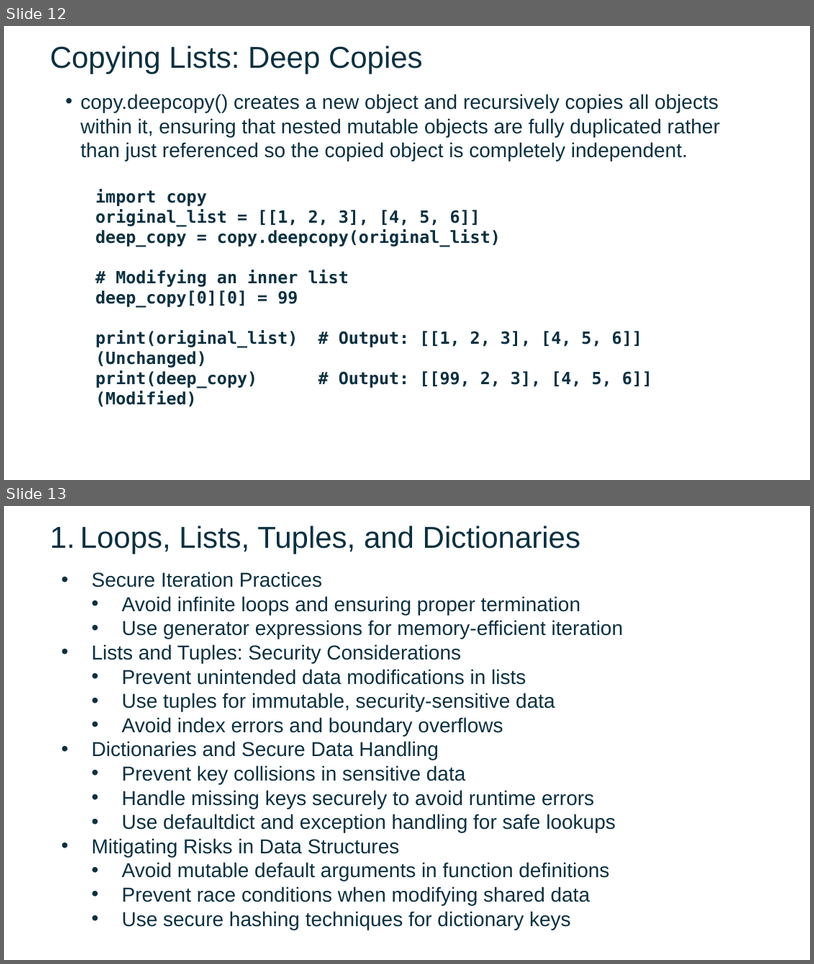
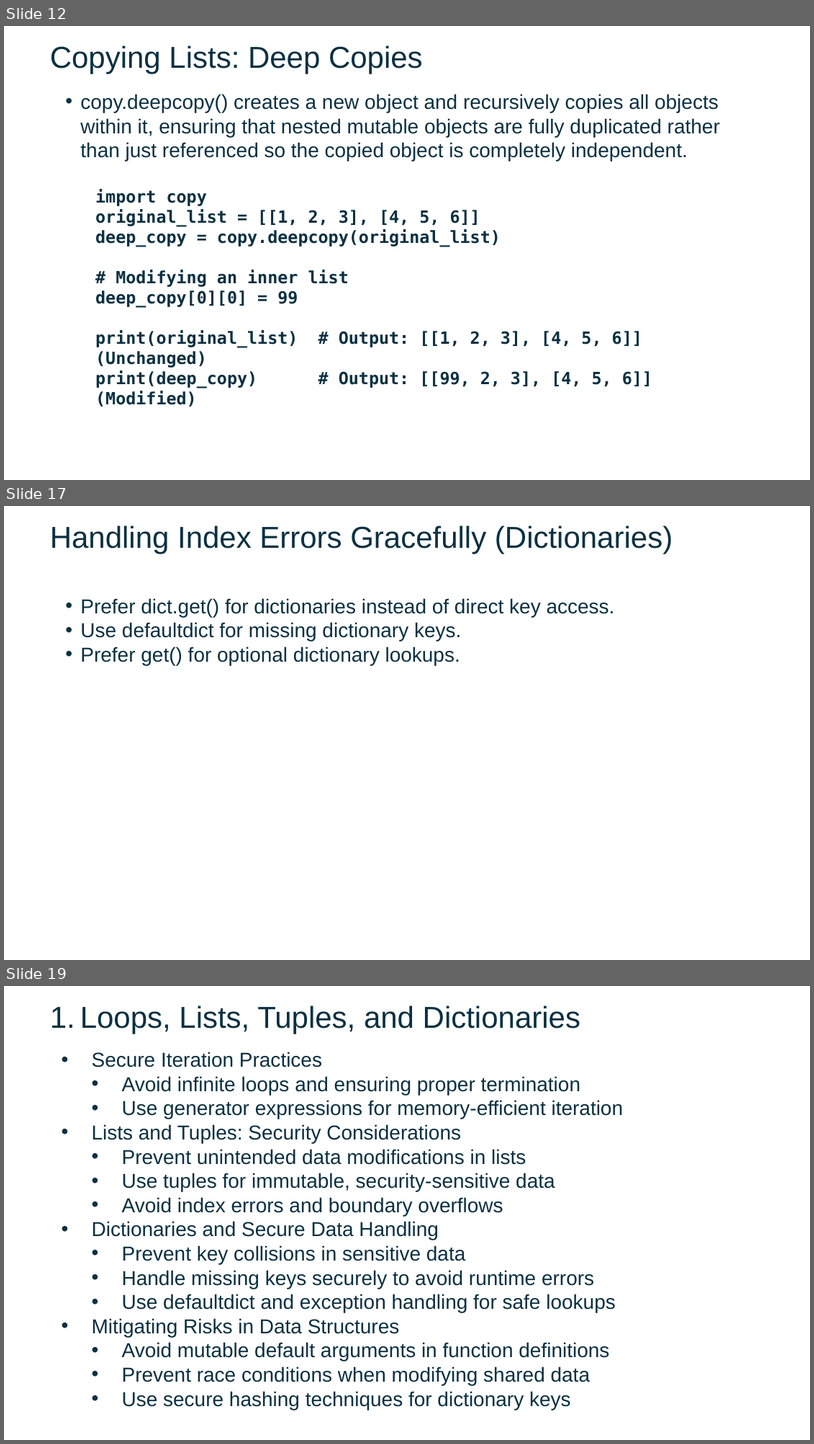
Before and after one commit to FSCJ-FacultyDev/SWC-Columbus-2025, a slide deck: Slides-Day2.pptx. Shown one above the other, each under a label of ours: slides 12 and 13 before the commit, slides 12, 17 and 19 after it; the slides between them are not shown. The pictures are 814x964 and 814x1444 pixels, drawn with LibreOffice and Linux fonts; fonts in the diff are those of the drawing; background and template pictures are left out. Boxes give left, top, right and bottom in pixels: in the first picture for what was removed or moved away, otherwise in the second. Text is boxed around its words. In the diff, an @@ line names an element or a change of style, - is before the commit and + after.

```diff
--- a/Slides-Day2.pptx
+++ b/Slides-Day2.pptx
@@ slide 17 added at [4, 506, 810, 960], background picture (left out) @@
@@ text added at [50, 525, 673, 554], 36 pt, text #0B3041 @@
+Handling Index Errors Gracefully (Dictionaries)
@@ text added at [80, 598, 615, 665], 24 pt, text #0B3041 @@
+• Prefer dict.get() for dictionaries instead of direct key access.
+• Use defaultdict for missing dictionary keys.
+• Prefer get() for optional dictionary lookups.
@@ what was slide 13 is now slide 19 @@
```
Also in this commit, not shown: 1 slide changed, 5 other slides added.
